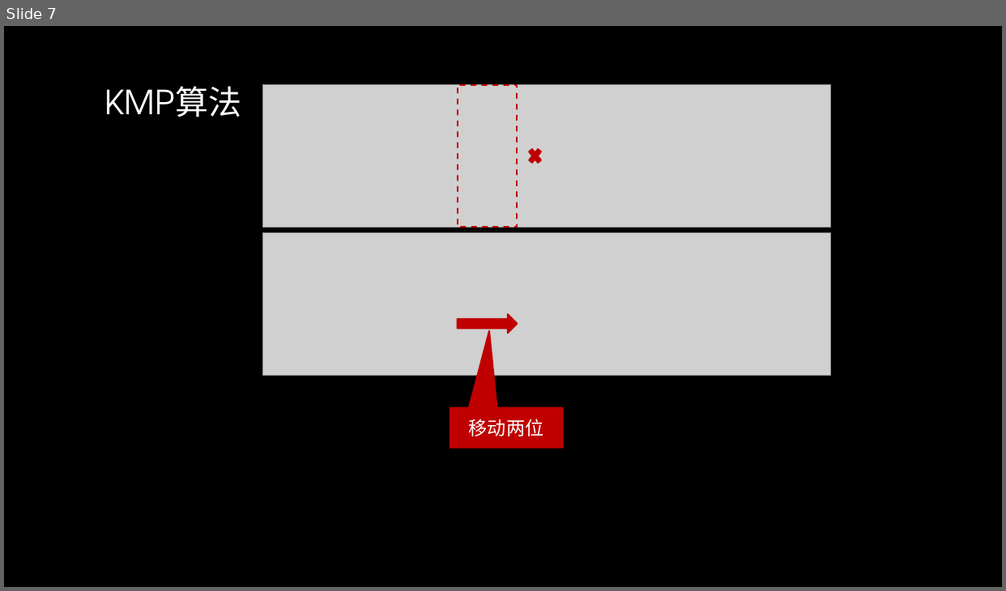
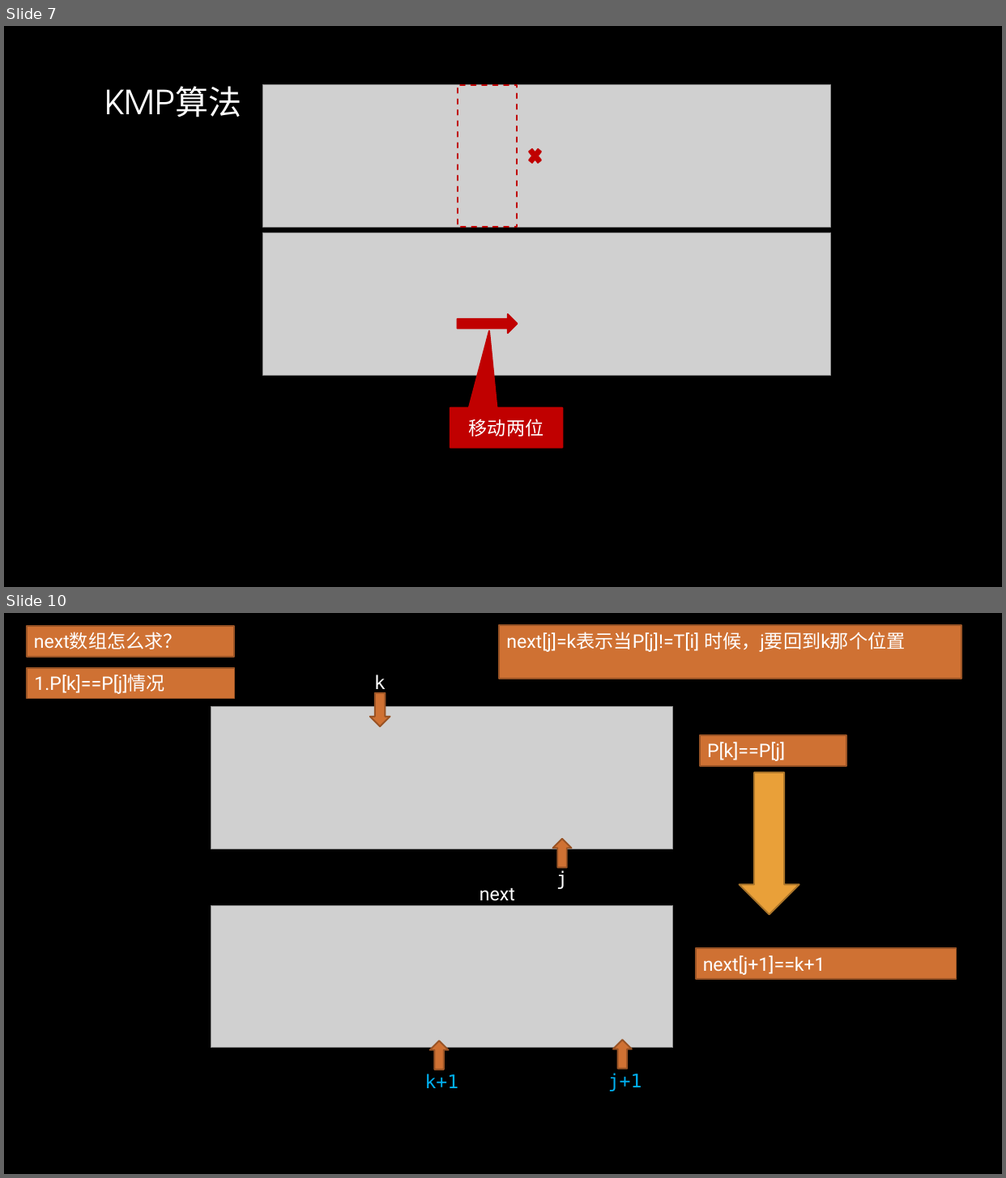
Before and after one commit to gzshawnliang/competitive-programming, a slide deck: doc/Other/KMP算法.pptx. Shown one above the other, each under a label of ours: slide 7 before the commit, slides 7 and 10 after it; the slides between them are not shown. The pictures are 1006x591 and 1006x1178 pixels, drawn with LibreOffice and Linux fonts; fonts in the diff are those of the drawing; grey boxes stand for pictures; background and template pictures are left out. Boxes give left, top, right and bottom in pixels: in the first picture for what was removed or moved away, otherwise in the second. Text is boxed around its words. In the diff, an @@ line names an element or a change of style, - is before the commit and + after.

```diff
--- a/doc/Other/KMP算法.pptx
+++ b/doc/Other/KMP算法.pptx
@@ slide 10 added at [4, 613, 1002, 1174], background picture (left out) @@
@@ rectangle added at [27, 627, 234, 657], fill #CF7133, outline #995426 1.5 pt, 18 pt, text #FFFFFF @@
+next数组怎么求？
@@ rectangle added at [500, 626, 962, 679], fill #CF7133, outline #995426 1.5 pt, 18 pt, text #FFFFFF @@
+next[j]=k表示当P[j]!=T[i] 时候，j要回到k那个位置
@@ rectangle added at [27, 668, 235, 698], fill #CF7133, outline #995426 1.5 pt, 18 pt, text #FFFFFF @@
+1.P[k]==P[j]情况
@@ text added at [374, 675, 386, 694], 18 pt, text #FFFFFF @@
+k
@@ picture added at [211, 707, 673, 849] @@
@@ down arrow added at [370, 693, 390, 726], fill #CF7133, outline #995426 1.5 pt @@
@@ rectangle added at [701, 736, 847, 766], fill #CF7133, outline #995426 1.5 pt, 18 pt, text #FFFFFF @@
+P[k]==P[j]
@@ down arrow added at [739, 773, 799, 914], fill #E9A039, outline #AC762A 1.5 pt @@
@@ up arrow added at [552, 839, 572, 867], fill #CF7133, outline #995426 1.5 pt @@
@@ text added at [556, 871, 568, 889], 18 pt, text #FFFFFF @@
+j
@@ text added at [479, 888, 515, 901], 18 pt, text #FFFFFF @@
+next
@@ picture added at [211, 905, 673, 1048] @@
@@ rectangle added at [696, 949, 957, 979], fill #CF7133, outline #995426 1.5 pt, 18 pt, text #FFFFFF @@
+next[j+1]==k+1
@@ up arrow added at [430, 1041, 449, 1070], fill #CF7133, outline #995426 1.5 pt @@
@@ up arrow added at [613, 1040, 632, 1068], fill #CF7133, outline #995426 1.5 pt @@
@@ text added at [425, 1074, 459, 1088], 18 pt, text #00B0F0 @@
+k+1
@@ text added at [608, 1073, 642, 1092], 18 pt, text #00B0F0 @@
+j+1
```
Also in this commit, not shown: 3 other slides added, 2 other files.
